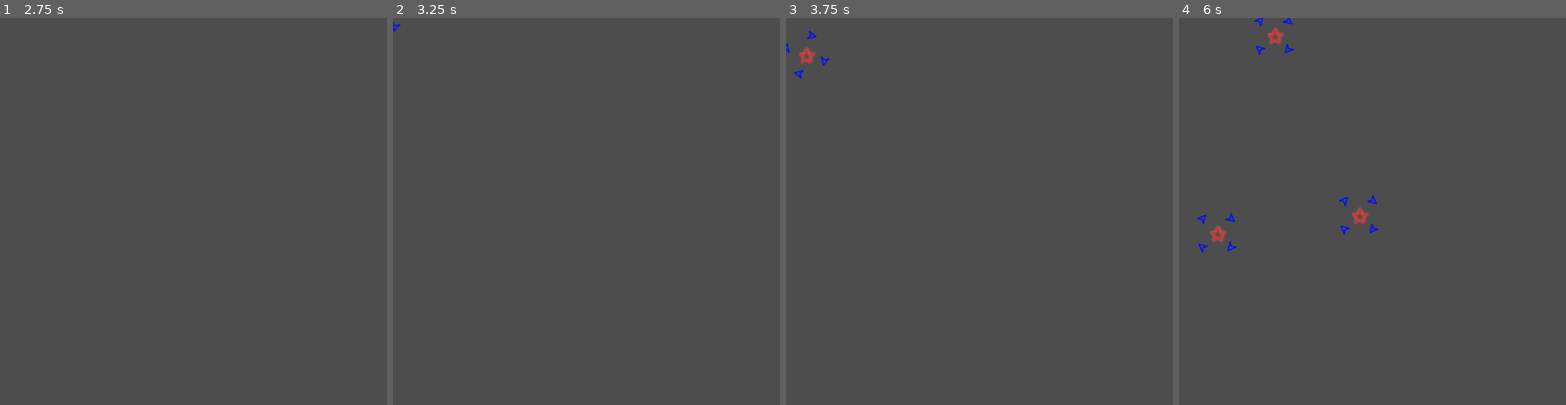
Above: before the commit, frames 1-4 (left to right).
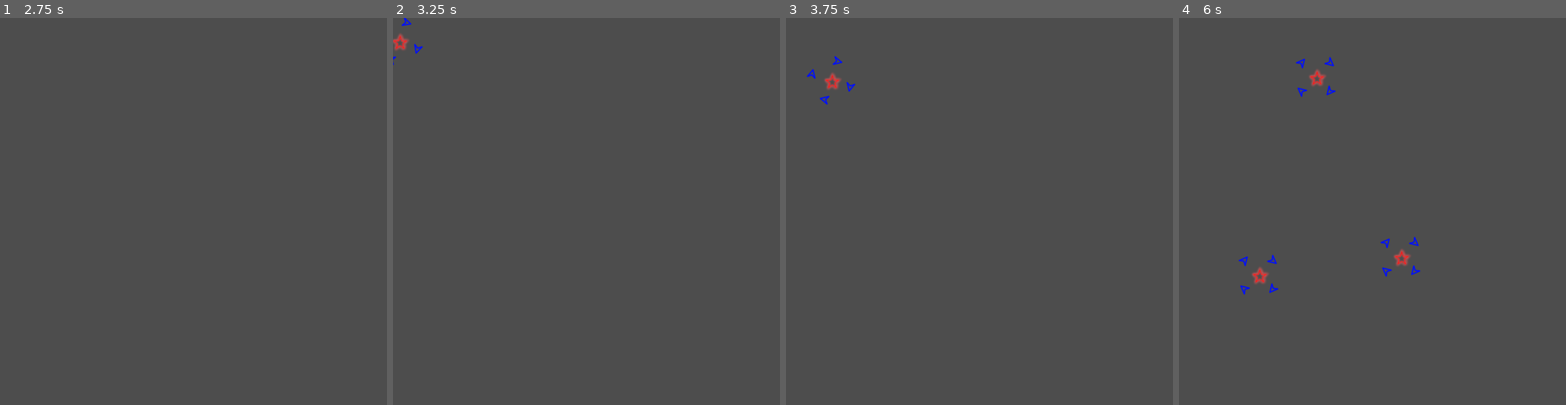
Above: after the commit, the same moments.

Repository: Restra9423/Jamfest-Spring-2026
Game: Godot game, scene res://Prefabs/Bullet Patterns/Orbit Patterns/HomingOrbitPattern1.tscn
Two runs of this game, one before a commit and one after it. Both use one fixed random seed, a clock stepped at 60 frames per second and the inputs below. This scene is started directly instead of the project's main scene. Sound files missing from this copy of the repository are replaced by a short silence.
Inputs (mouse positions are in pixels of both pictures, inside the frame that each line leads up to):
- Up to frame 1 (2.75 s): tap Enter at 0.5, 2 s; move the mouse to (278, 192) at 0.52 s; hold D (Right) 0.53-1.28 s; click (278, 192) at 0.6 s; tap Space at 1.25 s; move the mouse to (116, 230) at 1.27 s; hold Escape (Back) 1.28-2.03 s; tap Down (AimDown) at 1.35 s; click (116, 230) at 1.55 s; move the mouse to (232, 126) at 2.02 s; hold D (Right) from 2.03 s (still down); tap Left (AimLeft) at 2.1 s; click (232, 126) at 2.3 s
- Up to frame 2 (3.25 s): tap Space at 2.75 s; move the mouse to (567, 288) at 2.77 s; release D (Right) at 2.78 s; hold W (Up) from 2.78 s (still down); tap Right (AimRight) at 2.85 s; click (567, 288) at 3.05 s
- Up to frame 3 (3.75 s): move the mouse to (1095, 269) at 3.52 s; release W (Up) at 3.53 s; hold A (Left) from 3.53 s (still down); tap Up (AimUp) at 3.6 s
- Up to frame 4 (6 s): click (1488, 269) at 3.8 s; move the mouse to (1256, 153) at 4.27 s; click (1256, 153) at 4.35 s; move the mouse to (1391, 211) at 5.02 s; release A (Left) at 5.03 s; hold Escape (Back) 5.03-5.78 s; click (1391, 211) at 5.1 s; move the mouse to (1314, 114) at 5.77 s; hold D (Right) from 5.78 s (still down); tap Down (AimDown) at 5.85 s

Frame 1 is identical in both runs. In frame 2, 0.2% of the frame differs, in the area x 0-8%, y 0-13%; in frame 3, 0.5%; in frame 4, 1.4%, in the area x 4-63%, y 0-72%.

Commit message:
More orbit patterns!
Featuring some new functionality...

Diff:
--- a/Prefabs/Bullet Patterns/Bomb Patterns/BombPattern3.tscn
+++ b/Prefabs/Bullet Patterns/Bomb Patterns/BombPattern3.tscn
@@ -8,7 +8,7 @@
 
 [node name="BombBullet" parent="." unique_id=1182213476 instance=ExtResource("2_2kesx")]
 position = Vector2(-1200, 1200)
-shrapnelCount = 6
+shrapnelCount = 5
 speed = 400.0
 angle = 315.0
 timeToDestroy = 2.0
@@ -16,7 +16,7 @@
 
 [node name="BombBullet2" parent="." unique_id=981431444 instance=ExtResource("2_2kesx")]
 position = Vector2(0, -1600)
-shrapnelCount = 6
+shrapnelCount = 5
 speed = 400.0
 angle = 90.0
 timeToDestroy = 2.8
@@ -24,14 +24,14 @@
 
 [node name="BombBullet3" parent="." unique_id=238861350 instance=ExtResource("2_2kesx")]
 position = Vector2(-2000, 0)
-shrapnelCount = 6
+shrapnelCount = 5
 speed = 400.0
 timeToDestroy = 3.5
 pointValue = 500
 
 [node name="BombBullet4" parent="." unique_id=1581371068 instance=ExtResource("2_2kesx")]
 position = Vector2(1800, 1800)
-shrapnelCount = 6
+shrapnelCount = 5
 speed = 400.0
 angle = 225.0
 timeToDestroy = 4.3
@@ -39,7 +39,7 @@
 
 [node name="BombBullet5" parent="." unique_id=1497436251 instance=ExtResource("2_2kesx")]
 position = Vector2(2100, -2100)
-shrapnelCount = 6
+shrapnelCount = 5
 speed = 400.0
 angle = 135.0
 timeToDestroy = 5.0
@@ -47,7 +47,7 @@
 
 [node name="BombBullet6" parent="." unique_id=745407691 instance=ExtResource("2_2kesx")]
 position = Vector2(0, 3000)
-shrapnelCount = 6
+shrapnelCount = 5
 speed = 400.0
 angle = 270.0
 timeToDestroy = 5.8
@@ -55,7 +55,7 @@
 
 [node name="BombBullet7" parent="." unique_id=979420319 instance=ExtResource("2_2kesx")]
 position = Vector2(-2400, -2400)
-shrapnelCount = 6
+shrapnelCount = 5
 speed = 400.0
 angle = 45.0
 timeToDestroy = 6.5
@@ -63,7 +63,7 @@
 
 [node name="BombBullet8" parent="." unique_id=2117984338 instance=ExtResource("2_2kesx")]
 position = Vector2(3500, 0)
-shrapnelCount = 6
+shrapnelCount = 5
 speed = 400.0
 angle = 180.0
 timeToDestroy = 7.2
--- a/Prefabs/Bullet Patterns/Bomb Patterns/BombSnakePattern1.tscn
+++ b/Prefabs/Bullet Patterns/Bomb Patterns/BombSnakePattern1.tscn
@@ -7,10 +7,12 @@
 
 [node name="BombSnakePattern1" type="Node2D" unique_id=1058599110]
 script = ExtResource("1_i634d")
+groupParryValue = 200
 
 [node name="BombBullet" parent="." unique_id=556327553 instance=ExtResource("3_e4ya8")]
 position = Vector2(1350, 0)
 shrapnelCount = 3
+explosionAngle = 180.0
 shrapnelType = ExtResource("3_i634d")
 speed = 500.0
 angle = 180.0
--- a/Prefabs/Bullet Patterns/Homing Patterns/SnakePattern2.tscn
+++ b/Prefabs/Bullet Patterns/Homing Patterns/SnakePattern2.tscn
@@ -4,8 +4,9 @@
 [ext_resource type="PackedScene" uid="uid://f4bp1sut0g7y" path="res://Prefabs/Bullets/HomingBullet.tscn" id="2_qwiey"]
 [ext_resource type="PackedScene" uid="uid://cnip621aht0tq" path="res://Prefabs/Bullets/Bullet.tscn" id="2_tgl37"]
 
-[node name="PatternBase" type="Node2D" unique_id=1058599110]
+[node name="SnakePattern2" type="Node2D" unique_id=1058599110]
 script = ExtResource("1_qwiey")
+groupParryValue = 400
 
 [node name="Bullet" parent="." unique_id=979420319 instance=ExtResource("2_tgl37")]
 position = Vector2(-525, -1015)
--- a/Prefabs/Bullet Patterns/Orbit Patterns/HomingOrbitPattern1.tscn
+++ b/Prefabs/Bullet Patterns/Orbit Patterns/HomingOrbitPattern1.tscn
@@ -12,7 +12,7 @@
 [node name="LeadBullet" parent="." unique_id=979420319 instance=ExtResource("2_mrhwr")]
 position = Vector2(-1183, -1097)
 scale = Vector2(1.25, 1.25)
-speed = 500.0
+speed = 550.0
 angle = 45.0
 groupID = 1
 isLead = true
@@ -46,7 +46,7 @@
 [node name="LeadBullet2" parent="." unique_id=602865943 instance=ExtResource("2_mrhwr")]
 position = Vector2(-1887, -1008)
 scale = Vector2(1.25, 1.25)
-speed = 500.0
+speed = 550.0
 angle = 45.0
 groupID = 2
 isLead = true
@@ -80,7 +80,7 @@
 [node name="LeadBullet3" parent="." unique_id=58823555 instance=ExtResource("2_mrhwr")]
 position = Vector2(-1603, -1989)
 scale = Vector2(1.25, 1.25)
-speed = 500.0
+speed = 550.0
 angle = 45.0
 groupID = 3
 isLead = true
--- a/Prefabs/Bullet Patterns/Orbit Patterns/OrbitPattern1.tscn
+++ b/Prefabs/Bullet Patterns/Orbit Patterns/OrbitPattern1.tscn
@@ -11,7 +11,7 @@
 [node name="LeadBullet" parent="." unique_id=979420319 instance=ExtResource("2_yvpjc")]
 position = Vector2(-1183, -1097)
 scale = Vector2(1.25, 1.25)
-speed = 500.0
+speed = 550.0
 angle = 45.0
 groupID = 1
 isLead = true
@@ -19,7 +19,7 @@
 
 [node name="Bullet" parent="." unique_id=553075319 instance=ExtResource("2_yvpjc")]
 position = Vector2(-1183, -1097)
-speed = 600.0
+speed = 700.0
 angle = 45.0
 groupID = 1
 isParryable = true
@@ -27,7 +27,7 @@
 
 [node name="Bullet2" parent="." unique_id=275167137 instance=ExtResource("2_yvpjc")]
 position = Vector2(-1183, -1097)
-speed = 600.0
+speed = 700.0
 angle = 45.0
 groupID = 1
 isParryable = true
@@ -35,7 +35,7 @@
 
 [node name="Bullet3" parent="." unique_id=1661907436 instance=ExtResource("2_yvpjc")]
 position = Vector2(-1183, -1097)
-speed = 600.0
+speed = 700.0
 angle = 45.0
 groupID = 1
 isParryable = true
@@ -43,7 +43,7 @@
 
 [node name="Bullet4" parent="." unique_id=1973641276 instance=ExtResource("2_yvpjc")]
 position = Vector2(-1183, -1097)
-speed = 600.0
+speed = 700.0
 angle = 45.0
 groupID = 1
 isParryable = true
@@ -52,7 +52,7 @@
 [node name="LeadBullet2" parent="." unique_id=602865943 instance=ExtResource("2_yvpjc")]
 position = Vector2(-1887, -1008)
 scale = Vector2(1.25, 1.25)
-speed = 500.0
+speed = 550.0
 angle = 45.0
 groupID = 2
 isLead = true
@@ -60,7 +60,7 @@
 
 [node name="Bullet5" parent="." unique_id=505052507 instance=ExtResource("2_yvpjc")]
 position = Vector2(-1887, -1008)
-speed = 600.0
+speed = 700.0
 angle = 45.0
 groupID = 2
 isParryable = true
@@ -68,7 +68,7 @@
 
 [node name="Bullet6" parent="." unique_id=1187418125 instance=ExtResource("2_yvpjc")]
 position = Vector2(-1887, -1008)
-speed = 600.0
+speed = 700.0
 angle = 45.0
 groupID = 2
 isParryable = true
@@ -76,7 +76,7 @@
 
 [node name="Bullet7" parent="." unique_id=1546126379 instance=ExtResource("2_yvpjc")]
 position = Vector2(-1887, -1008)
-speed = 600.0
+speed = 700.0
 angle = 45.0
 groupID = 2
 isParryable = true
@@ -84,7 +84,7 @@
 
 [node name="Bullet8" parent="." unique_id=577348230 instance=ExtResource("2_yvpjc")]
 position = Vector2(-1887, -1008)
-speed = 600.0
+speed = 700.0
 angle = 45.0
 groupID = 2
 isParryable = true
@@ -93,7 +93,7 @@
 [node name="LeadBullet3" parent="." unique_id=58823555 instance=ExtResource("2_yvpjc")]
 position = Vector2(-1603, -1989)
 scale = Vector2(1.25, 1.25)
-speed = 500.0
+speed = 550.0
 angle = 45.0
 groupID = 3
 isLead = true
@@ -101,7 +101,7 @@
 
 [node name="Bullet9" parent="." unique_id=1593578717 instance=ExtResource("2_yvpjc")]
 position = Vector2(-1603, -1989)
-speed = 600.0
+speed = 700.0
 angle = 45.0
 groupID = 3
 isParryable = true
@@ -109,7 +109,7 @@
 
 [node name="Bullet10" parent="." unique_id=1932472430 instance=ExtResource("2_yvpjc")]
 position = Vector2(-1603, -1989)
-speed = 600.0
+speed = 700.0
 angle = 45.0
 groupID = 3
 isParryable = true
@@ -117,7 +117,7 @@
 
 [node name="Bullet11" parent="." unique_id=1840226538 instance=ExtResource("2_yvpjc")]
 position = Vector2(-1603, -1989)
-speed = 600.0
+speed = 700.0
 angle = 45.0
 groupID = 3
 isParryable = true
@@ -125,7 +125,7 @@
 
 [node name="Bullet12" parent="." unique_id=29925061 instance=ExtResource("2_yvpjc")]
 position = Vector2(-1603, -1989)
-speed = 600.0
+speed = 700.0
 angle = 45.0
 groupID = 3
 isParryable = true
--- /dev/null
+++ b/Prefabs/Bullet Patterns/Orbit Patterns/SniperOrbitPattern1.tscn
@@ -0,0 +1,55 @@
+[gd_scene format=3 uid="uid://he8yqfhmrqgw"]
+
+[ext_resource type="Script" uid="uid://c8mott2mh7isq" path="res://Scripts/Pattern Scripts/sniperOrbitPattern.gd" id="1_egv2b"]
+[ext_resource type="PackedScene" uid="uid://cnip621aht0tq" path="res://Prefabs/Bullets/Bullet.tscn" id="2_1usfq"]
+
+[node name="SniperOrbitPattern1" type="Node2D" unique_id=448704251]
+script = ExtResource("1_egv2b")
+fireRate = 1.0
+orbitSpeed = 4.0
+groupParryValue = 400
+
+[node name="LeadBullet" parent="." unique_id=979420319 instance=ExtResource("2_1usfq")]
+position = Vector2(-1183, 0)
+scale = Vector2(1.25, 1.25)
+speed = 400.0
+groupID = 1
+isLead = true
+pointValue = 400
+myShape = 1
+
+[node name="Bullet" parent="." unique_id=553075319 instance=ExtResource("2_1usfq")]
+position = Vector2(-1183, 0)
+speed = 900.0
+angle = 45.0
+groupID = 1
+isParryable = true
+pointValue = 300
+myShape = 2
+
+[node name="Bullet2" parent="." unique_id=275167137 instance=ExtResource("2_1usfq")]
+position = Vector2(-1183, 0)
+speed = 900.0
+angle = 45.0
+groupID = 1
+isParryable = true
+pointValue = 300
+myShape = 2
+
+[node name="Bullet3" parent="." unique_id=1661907436 instance=ExtResource("2_1usfq")]
+position = Vector2(-1183, 0)
+speed = 900.0
+angle = 45.0
+groupID = 1
+isParryable = true
+pointValue = 300
+myShape = 2
+
+[node name="Bullet4" parent="." unique_id=1973641276 instance=ExtResource("2_1usfq")]
+position = Vector2(-1183, 0)
+speed = 900.0
+angle = 45.0
+groupID = 1
+isParryable = true
+pointValue = 300
+myShape = 2
--- /dev/null
+++ b/Prefabs/Bullet Patterns/Orbit Patterns/SniperOrbitPattern2.tscn
@@ -0,0 +1,51 @@
+[gd_scene format=3 uid="uid://242mcrdh0cuq"]
+
+[ext_resource type="Script" uid="uid://c8mott2mh7isq" path="res://Scripts/Pattern Scripts/sniperOrbitPattern.gd" id="1_y3uja"]
+[ext_resource type="PackedScene" uid="uid://cnip621aht0tq" path="res://Prefabs/Bullets/Bullet.tscn" id="2_636bi"]
+[ext_resource type="PackedScene" uid="uid://c5mguo6modkws" path="res://Prefabs/Bullets/BombBullet.tscn" id="3_636bi"]
+
+[node name="SniperOrbitPattern1" type="Node2D" unique_id=448704251]
+script = ExtResource("1_y3uja")
+fireRate = 1.0
+orbitSpeed = 3.0
+groupParryValue = 500
+
+[node name="LeadBullet" parent="." unique_id=979420319 instance=ExtResource("2_636bi")]
+position = Vector2(1200, 400)
+scale = Vector2(1.25, 1.25)
+speed = 400.0
+angle = 180.0
+groupID = 1
+isLead = true
+pointValue = 400
+myShape = 1
+
+[node name="BombBullet" parent="." unique_id=252411327 instance=ExtResource("3_636bi")]
+position = Vector2(1200, 400)
+shrapnelCount = 4
+explosionAngle = 45.0
+speed = 700.0
+groupID = 1
+timeToDestroy = 1.0
+
+[node name="BombBullet2" parent="." unique_id=1907811438 instance=ExtResource("3_636bi")]
+position = Vector2(1200, 400)
+shrapnelCount = 4
+speed = 700.0
+groupID = 1
+timeToDestroy = 1.0
+
+[node name="BombBullet3" parent="." unique_id=111951295 instance=ExtResource("3_636bi")]
+position = Vector2(1200, 400)
+shrapnelCount = 4
+explosionAngle = 45.0
+speed = 700.0
+groupID = 1
+timeToDestroy = 1.0
+
+[node name="BombBullet4" parent="." unique_id=1694131820 instance=ExtResource("3_636bi")]
+position = Vector2(1200, 400)
+shrapnelCount = 4
+speed = 700.0
+groupID = 1
+timeToDestroy = 1.0
--- a/Prefabs/Bullets/Shrapnel/BombShrapnel.tscn
+++ b/Prefabs/Bullets/Shrapnel/BombShrapnel.tscn
@@ -14,6 +14,7 @@
 collision_mask = 6
 script = ExtResource("1_c8pa3")
 myShader = ExtResource("2_cwrbt")
+shrapnelCount = 6
 shrapnelType = ExtResource("3_kj2ch")
 speed = 300.0
 isParryable = true
--- a/Prefabs/PatternSpawner.tscn
+++ b/Prefabs/PatternSpawner.tscn
@@ -19,6 +19,7 @@
 [ext_resource type="PackedScene" uid="uid://b4ex5xt13dp3o" path="res://Prefabs/Bullet Patterns/Bomb Patterns/BigBombPattern.tscn" id="15_2xk7t"]
 [ext_resource type="PackedScene" uid="uid://dchtm1boreqc7" path="res://Prefabs/Bullet Patterns/Landmine Patterns/CometPattern1.tscn" id="15_8dslv"]
 [ext_resource type="PackedScene" uid="uid://6tr2v133uwg5" path="res://Prefabs/Bullet Patterns/Landmine Patterns/CometPattern2.tscn" id="16_ru17v"]
+[ext_resource type="PackedScene" uid="uid://he8yqfhmrqgw" path="res://Prefabs/Bullet Patterns/Orbit Patterns/SniperOrbitPattern1.tscn" id="17_ky7yq"]
 [ext_resource type="PackedScene" uid="uid://ccc50rux43x1s" path="res://Prefabs/Bullet Patterns/Bomb Patterns/BombPattern1.tscn" id="17_luylw"]
 [ext_resource type="PackedScene" uid="uid://dvedlpn5u7b5o" path="res://Prefabs/Bullet Patterns/Bomb Patterns/BombSnakePattern1.tscn" id="18_yv4v0"]
 [ext_resource type="PackedScene" uid="uid://c5038pw6kmunj" path="res://Prefabs/Bullet Patterns/Bomb Patterns/BombPattern2.tscn" id="19_g8jf1"]
@@ -27,13 +28,14 @@
 [ext_resource type="PackedScene" uid="uid://bcxn3krglxr2h" path="res://Prefabs/Bullet Patterns/MixedCirclePattern1.tscn" id="23_y65w7"]
 [ext_resource type="PackedScene" uid="uid://clncuf5m6c7of" path="res://Prefabs/Bullet Patterns/MixedCirclePattern2.tscn" id="24_cdetl"]
 [ext_resource type="PackedScene" uid="uid://rucgelce40vc" path="res://Prefabs/Bullet Patterns/Orbit Patterns/HomingOrbitPattern1.tscn" id="27_dupqx"]
+[ext_resource type="PackedScene" uid="uid://242mcrdh0cuq" path="res://Prefabs/Bullet Patterns/Orbit Patterns/SniperOrbitPattern2.tscn" id="29_qngvu"]
 
 [node name="PatternSpawner" type="Node2D" unique_id=680363320]
 script = ExtResource("1_2sovd")
 easyPatterns = Array[PackedScene]([ExtResource("15_8dslv"), ExtResource("16_ru17v"), ExtResource("7_02fpo"), ExtResourc …(183 unchanged characters)…
-mediumPatterns = Array[PackedScene]([ExtResource("15_8dslv") …(302 unchanged characters)… urce("8_8dslv"), ExtResource("12_1urmc")])
-hardPatterns = Array[PackedScene]([ExtResource("17_luylw"),  …(401 unchanged characters)… urce("8_8dslv"), ExtResource("27_dupqx")])
-superHardPatterns = Array[PackedScene]([ExtResource("15_2xk7 …(483 unchanged characters)… urce("8_8dslv"), ExtResource("27_dupqx")])
+mediumPatterns = Array[PackedScene]([ExtResource("15_8dslv") …(302 unchanged characters)… urce("8_8dslv"), ExtResource("12_1urmc"), ExtResource("17_ky7yq")])
+hardPatterns = Array[PackedScene]([ExtResource("17_luylw"),  …(401 unchanged characters)… urce("8_8dslv"), ExtResource("27_dupqx"), ExtResource("17_ky7yq")])
+superHardPatterns = Array[PackedScene]([ExtResource("15_2xk7 …(483 unchanged characters)… urce("8_8dslv"), ExtResource("27_dupqx"), ExtResource("17_ky7yq"), ExtResource("29_qngvu")])
 
 [node name="WaveTimer" type="Timer" parent="." unique_id=869479075]
 wait_time = 2.0
--- a/Scripts/Bullet Scripts/bombBullet.gd
+++ b/Scripts/Bullet Scripts/bombBullet.gd
@@ -2,6 +2,7 @@
 
 @export var myShader : ShaderMaterial
 @export var shrapnelCount : int = 8
+@export var explosionAngle : float = 0.0
 @export var shrapnelType : PackedScene
 
 func _ready() -> void:
@@ -40,6 +41,8 @@
 		get_parent().onChildParried(groupID, global_position)
 
 func explode() -> void:
+	if !is_visible_in_tree():
+		queue_free()
 	var angleStep = 360.0 / shrapnelCount
 	for i in shrapnelCount:
 		var shrapnel = shrapnelType.instantiate()
@@ -48,5 +51,5 @@
 		if "target" in shrapnel:
 			shrapnel.setTarget(get_tree().get_first_node_in_group("Player"))
 		shrapnel.global_position = global_position
-		shrapnel.angle = 180 + (angleStep * i)
+		shrapnel.angle = explosionAngle + (angleStep * i)
 		shrapnel.moveDir = Vector2.RIGHT.rotated(deg_to_rad(shrapnel.angle))
--- a/Scripts/Pattern Scripts/orbitPattern.gd
+++ b/Scripts/Pattern Scripts/orbitPattern.gd
@@ -17,6 +17,15 @@
 		for i in range(1, bulletGroup.size()):
 			orbitAngles[bulletGroup[i]] = angleStep * (i - 1)
 			bulletGroup[i].timeToStart = false
+			if "shrapnelCount" in bulletGroup[i]:
+				bulletGroup[i].destroyTimer.paused = true
+				# connect screen_exited to free bomb bullet if no longer orbiting
+				var bullet = bulletGroup[i]
+				bullet.get_node("VisibleOnScreenNotifier2D").screen_exited.connect(
+					func():
+						if is_instance_valid(bullet) && bullet.timeToStart:
+							bullet.queue_free()
+				)
 
 func _process(delta: float) -> void:
 	for id in groups:
@@ -32,6 +41,10 @@
 			var bullet = bulletGroup[i]
 			if !is_instance_valid(bullet) || bullet.parriedBullet:
 				continue
+
+			# pause destroy timer for orbiting bomb bullets
+			if "shrapnelCount" in bullet:
+				bullet.destroyTimer.paused = true
 
 			# increment orbit angle
 			orbitAngles[bullet] += orbitSpeed * delta
@@ -57,11 +70,15 @@
 			# re-enable movement
 			bullet.timeToStart = true
 
+			if "shrapnelCount" in bullet:
+				# bomb bullet - unpause destroy timer
+				bullet.destroyTimer.paused = false
+
 			if "target" in bullet:
 				# homing bullet - retarget to player
 				bullet.setTarget(get_tree().get_first_node_in_group("Player"))
 			else:
-				# regular bullet - travel away from lead's last position
+				# other bullets - travel away from lead's last position
 				bullet.moveDir = (bullet.global_position - leadPos).normalized()
 
 	super.onChildParried(groupID, childPos)
--- /dev/null
+++ b/Scripts/Pattern Scripts/sniperOrbitPattern.gd
@@ -0,0 +1,48 @@
+extends OrbitPattern
+class_name SniperOrbitPattern
+
+@export var fireRate : float = 2.0
+var fireTimer : float = 0.0
+
+func _process(delta: float) -> void:
+	super._process(delta)
+
+	for id in groups:
+		var bulletGroup = groups[id]
+		if bulletGroup.size() < 2:
+			continue
+
+		var lead = bulletGroup[0]
+		if !is_instance_valid(lead) || !lead.isLead || lead.parriedBullet:
+			continue
+
+		# only fire if lead is on screen
+		if !lead.get_node("VisibleOnScreenNotifier2D").is_on_screen():
+			continue
+
+		fireTimer += delta
+		if fireTimer >= fireRate:
+			fireTimer = 0.0
+			fireSniper(bulletGroup)
+
+func fireSniper(bulletGroup: Array) -> void:
+	var player = get_tree().get_first_node_in_group("Player")
+	if !is_instance_valid(player):
+		return
+
+	# find first valid orbiting bullet
+	for i in range(1, bulletGroup.size()):
+		var bullet = bulletGroup[i]
+		if !is_instance_valid(bullet) || bullet.parriedBullet:
+			continue
+
+		# free from orbit and aim at player
+		bullet.timeToStart = true
+		if "shrapnelCount" in bullet:
+				# bomb bullet - unpause destroy timer
+				bullet.destroyTimer.paused = false
+		bullet.moveDir = (player.global_position - bullet.global_position).normalized()
+		orbitAngles.erase(bullet)
+		bulletGroup.remove_at(i)
+		bullet.reparent(get_parent())
+		break
--- a/Scripts/patternSpawner.gd
+++ b/Scripts/patternSpawner.gd
@@ -32,9 +32,9 @@
 	if targetDifficulty > currentDifficulty:
 		currentDifficulty += 1
 		totalWaves = 1
-		waveTimer.wait_time = 3.0 - (0.1 * currentDifficulty)
+		waveTimer.wait_time = 3.0 - (0.08 * currentDifficulty)
 	var currentList = patternsByDifficulty[currentDifficulty]
 	var currentWave = currentList[randi_range(0, currentList.size() - 1)].instantiate()
 	currentWave.totalWaves = totalWaves
 	add_child(currentWave)
-	waveTimer.wait_time *= 0.99
+	waveTimer.wait_time *= 0.995
--- a/UI/pause.tscn
+++ b/UI/pause.tscn
@@ -57,7 +57,6 @@
 text = "Quit"
 
 [node name="Timer" type="Timer" parent="." unique_id=1143881701]
-wait_time = 2.5
 one_shot = true
 
 [connection signal="pressed" from="VBoxContainer/Resume" to="." method="_on_resume_pressed"]
Not shown, added: Scripts/Pattern Scripts/sniperOrbitPattern.gd.uid
